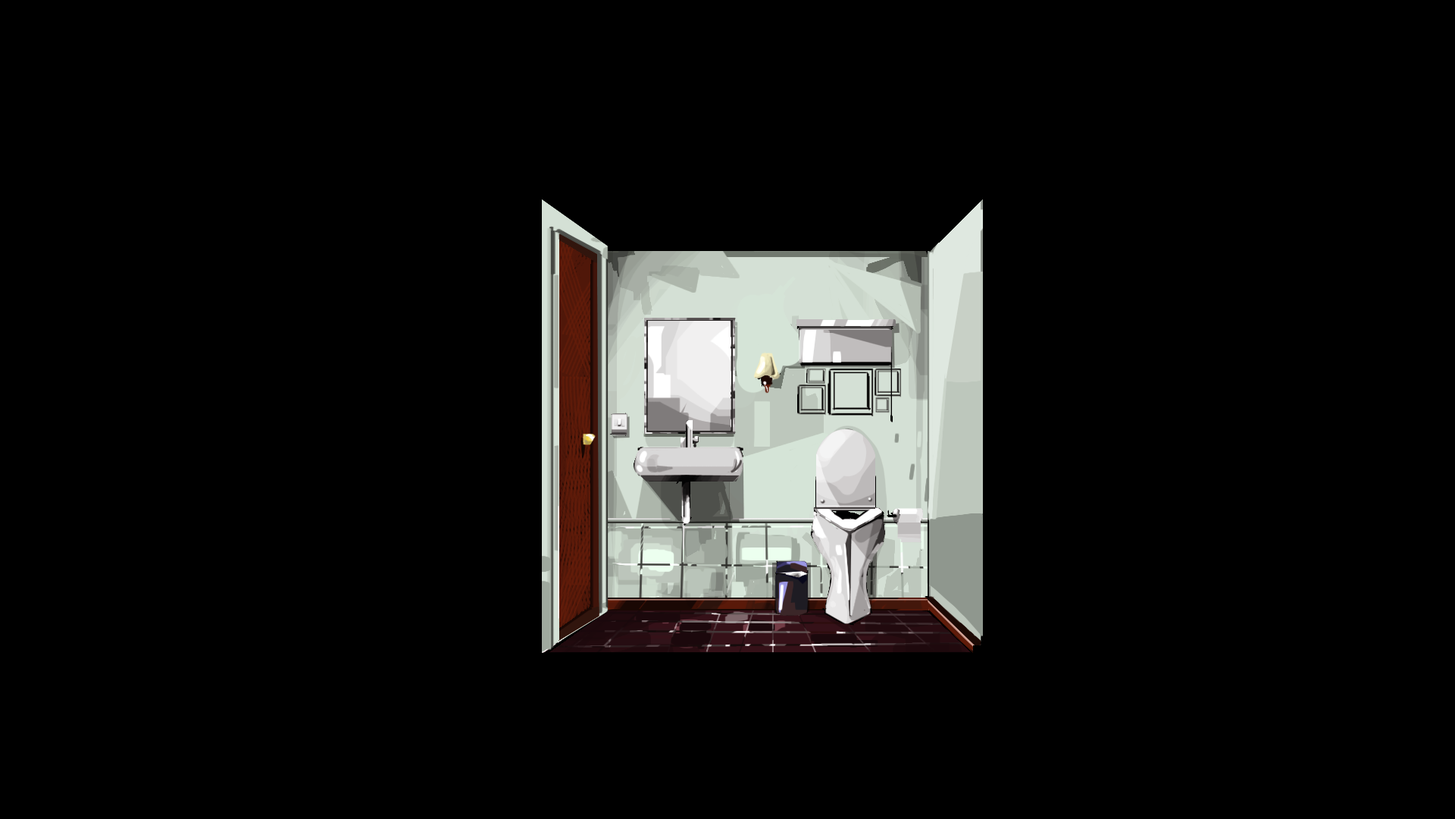
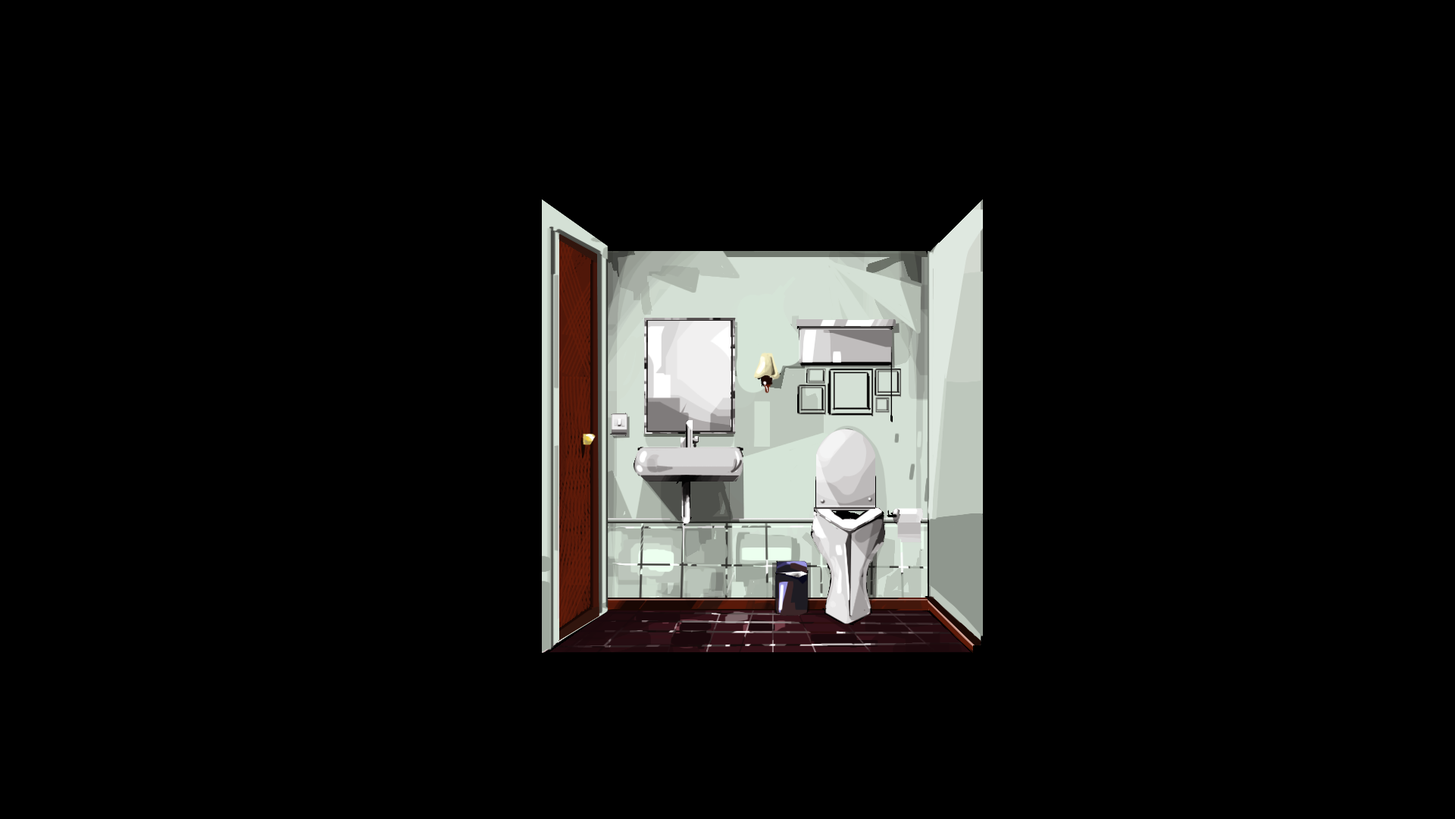
Layer changes from the first 1455×819 image to the second:
added layer "Front unity" above "BACK unity" over [541, 201, 982, 653]
added group "BACK unity" with 1 layers above "Front" over [541, 201, 982, 653]
added layer "Camada 31" (1st of 2, in "BACK unity") in group "BACK unity" over [541, 201, 982, 653]
hid "Front" over [541, 201, 982, 653]
hid group "BACK" (30 layers) over [541, 201, 982, 653]
